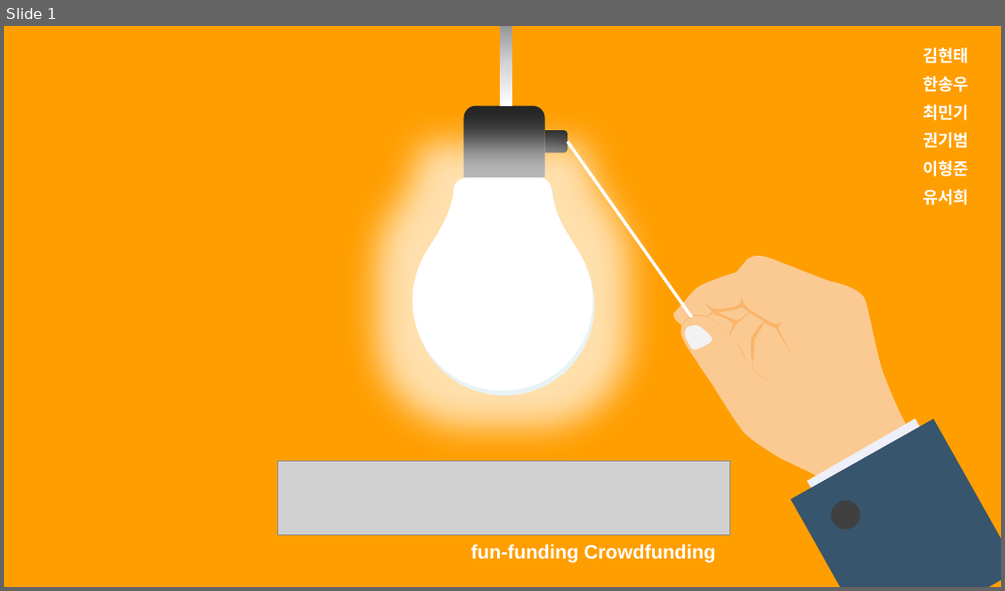
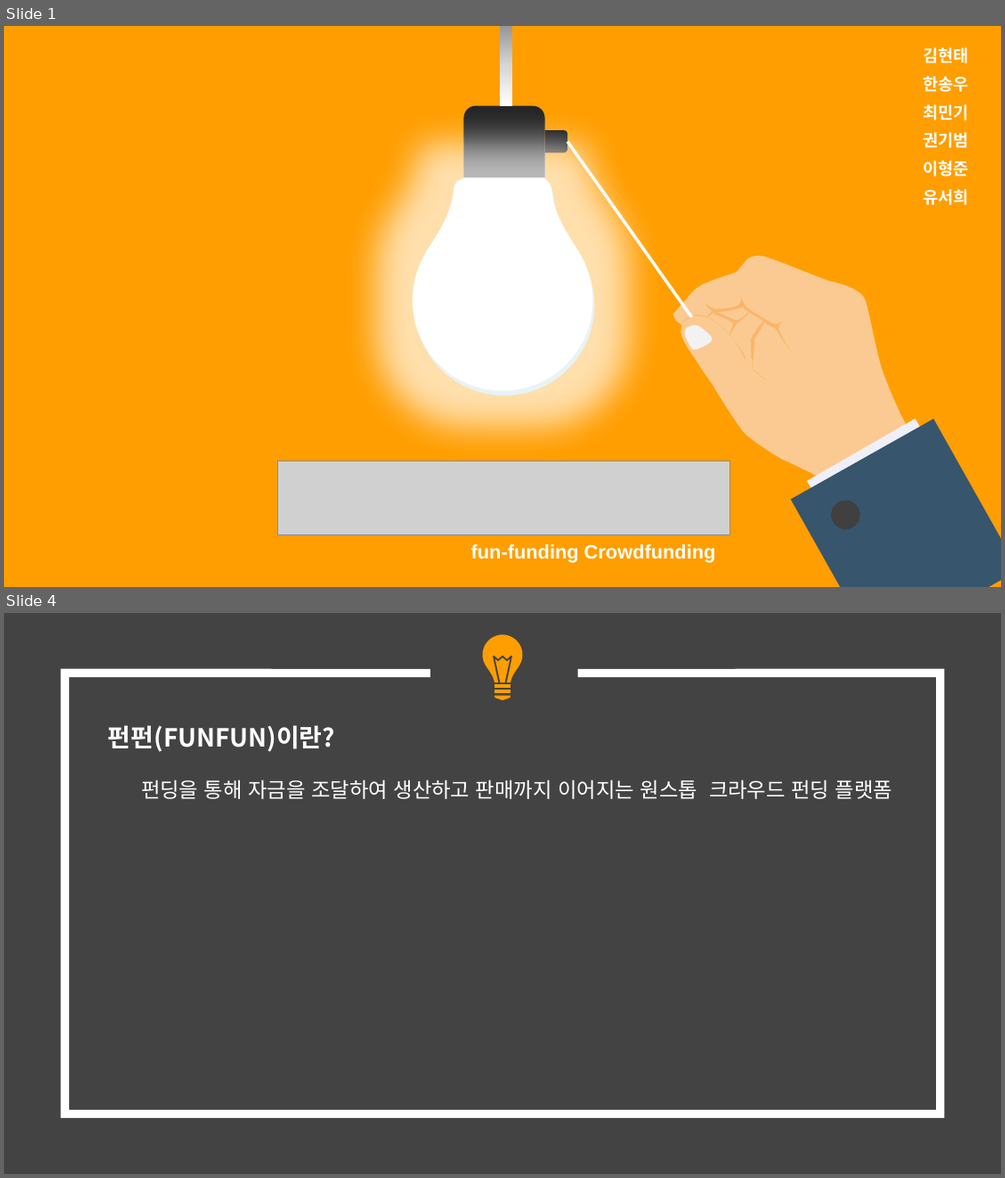
Before and after one commit to hhsw07/ezen-academy-projects, a slide deck: 0 발표용 파워포인트/0515 2차발표/0515 project06 - 파워포인트 종합.pptx. Shown one above the other, each under a label of ours: slide 1 before the commit, slides 1 and 4 after it; the slides between them are not shown. The pictures are 1005x591 and 1005x1178 pixels, drawn with LibreOffice and Linux fonts; fonts in the diff are those of the drawing; grey boxes stand for pictures. Boxes give left, top, right and bottom in pixels: in the first picture for what was removed or moved away, otherwise in the second. Text is boxed around its words. In the diff, an @@ line names an element or a change of style, - is before the commit and + after.

```diff
--- a/0 발표용 파워포인트/0515 2차발표/0515 project06 - 파워포인트 종합.pptx
+++ b/0 발표용 파워포인트/0515 2차발표/0515 project06 - 파워포인트 종합.pptx
@@ slide 4 added at bbox=[4, 613, 1001, 1174], background #434343 @@
@@ group added at bbox=[483, 635, 522, 701]: 5 freeform shapes @@
@@ freeform shape added at bbox=[65, 673, 940, 1113], outline #FFFFFF 6 pt @@
@@ text added at bbox=[108, 725, 892, 799], 15 pt, text #FFFFFF @@
+펀펀(FUNFUN)이란?
+펀딩을 통해 자금을 조달하여 생산하고 판매까지 이어지는 원스톱 크라우드 펀딩 플랫폼
```
Also in this commit, not shown: 8 slides changed, 14 other slides added, 13 slides removed.
